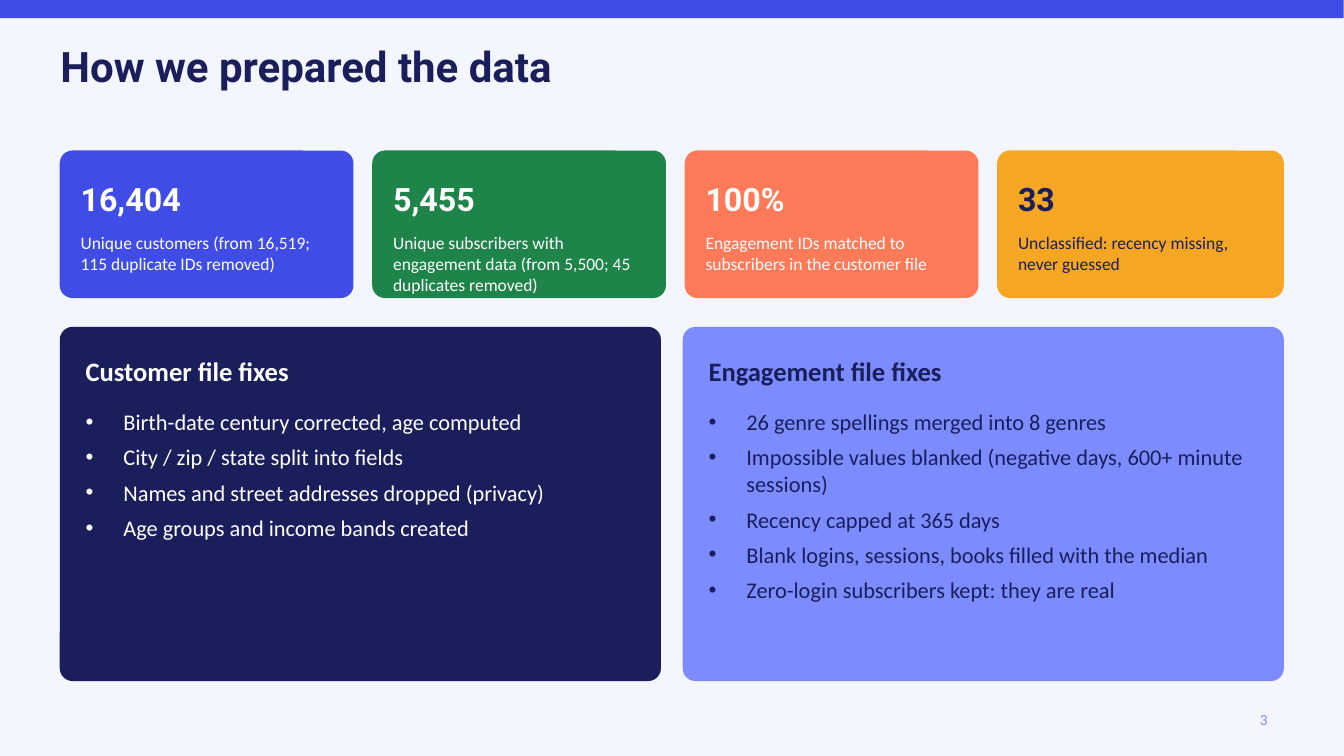
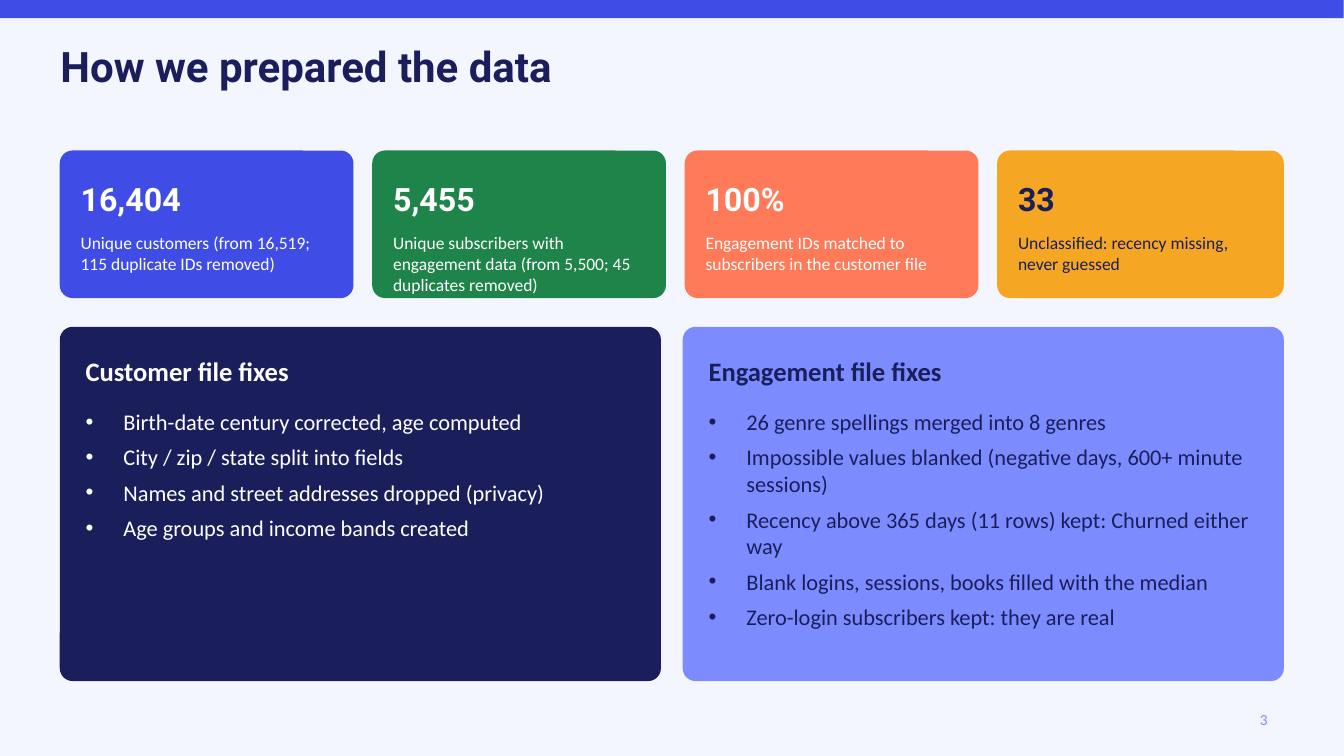
Before and after one commit to krishasatishk-dev/ebook-subscriber-dashboard, a slide deck: slide 3 of eBook_Subscriber_Insights_Review (2).pptx. Drawn at 1344x756 pixels with LibreOffice and Linux fonts; fonts in the diff are those of the drawing. Boxes give left, top, right and bottom in pixels: in the first picture for what was removed or moved away, otherwise in the second. Text is boxed around its words. In the diff, an @@ line names an element or a change of style, - is before the commit and + after.

```diff
--- a/eBook_Subscriber_Insights_Review (2).pptx
+++ b/eBook_Subscriber_Insights_Review (2).pptx
@@ text at (746,512,1248,558): text changed @@
-• Recency capped at 365 days
+• Recency above 365 days (11 rows) kept: Churned either way
```
Also in this commit, not shown: 1 other slide changed, 6 other files.
